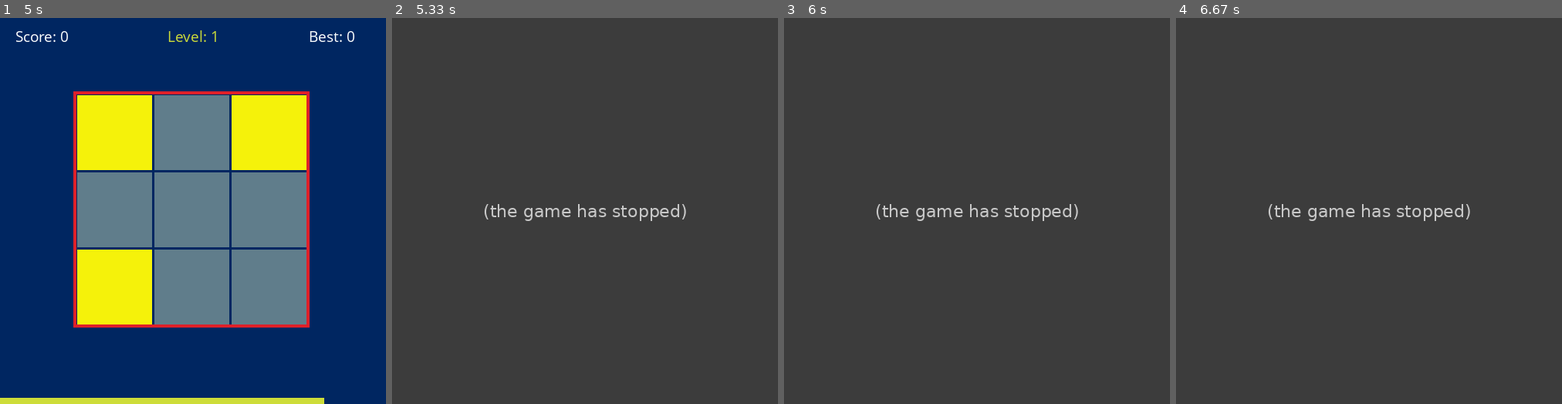
Above: before the commit, frames 1-4 (left to right).
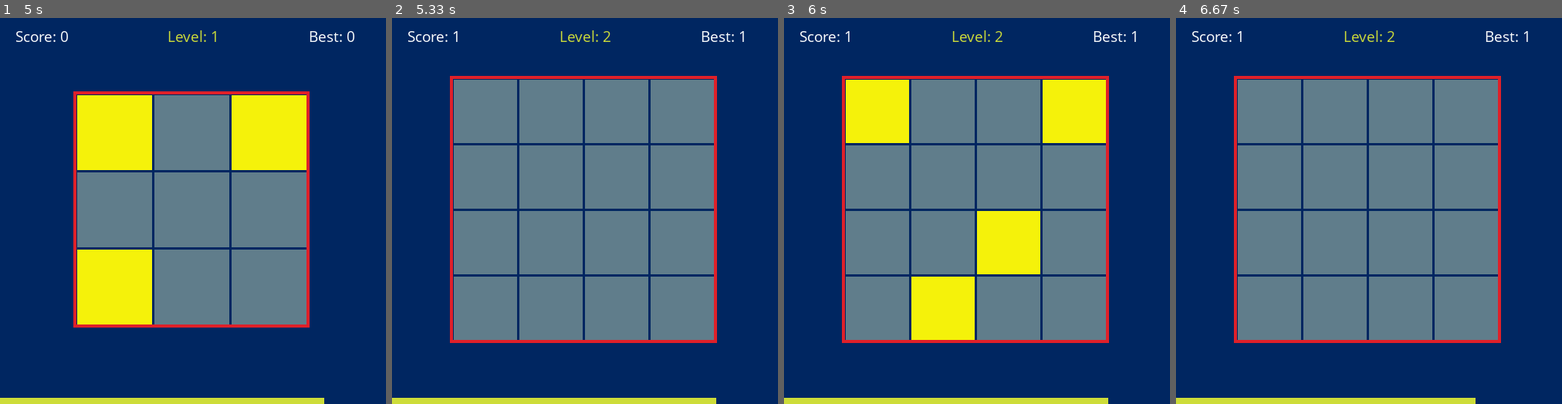
Above: after the commit, the same moments.

Repository: IndieCoderMM/MemoryMatrix-Pygame
Game: pygame game, started from memtrix.py
Two runs of this game, one before a commit and one after it. Both use one fixed random seed, a clock stepped at 60 frames per second and the inputs below.
Inputs (mouse positions are in pixels of both pictures, inside the frame that each line leads up to):
- Up to frame 1 (5 s): tap Space at 0.33 s; press the mouse at (270, 211) at 1.2 s; move the mouse to (243, 230) at 1.3 s; release the mouse at (220, 249) at 1.43 s; press the mouse at (270, 133) at 1.7 s; move the mouse to (208, 153) at 1.8 s; release the mouse at (150, 172) at 1.93 s; click (304, 234) at 2.05 s; press the mouse at (193, 211) at 3.18 s; move the mouse to (142, 238) at 3.28 s; release the mouse at (92, 265) at 3.42 s; press the mouse at (270, 133) at 3.92 s; move the mouse to (200, 137) at 4.02 s; release the mouse at (135, 141) at 4.15 s; press the mouse at (270, 288) at 4.25 s; move the mouse to (277, 207) at 4.35 s; release the mouse at (289, 129) at 4.48 s
- Up to frame 2 (5.33 s): no input
- Up to frame 3 (6 s): no input
- Up to frame 4 (6.67 s): no input

Frame 1 is identical in both runs. In frame 2, 100% of the frame differs, in the area x 0-100%, y 0-100%; in frame 3, 100%; in frame 4, 100%.
Error before the commit: NameError: name 'hiscore' is not defined (memtrix.py line 182); the game stopped at 5 s (later frames are placeholders)

Commit message:
Hiscore error fixed

Diff:
--- a/memtrix.py
+++ b/memtrix.py
@@ -179,8 +179,8 @@
 			# Checking patterns
 			if sorted(input_pattern) == sorted(new_pattern):
 				score += 1
-				if score > hiscore:
-					hiscore = score
+				if score > hi_score:
+					hi_score = score
 				if level < 6:
 					level += 1
 					tile_size = int(tile_size - tile_size / SHRINKAGE)
